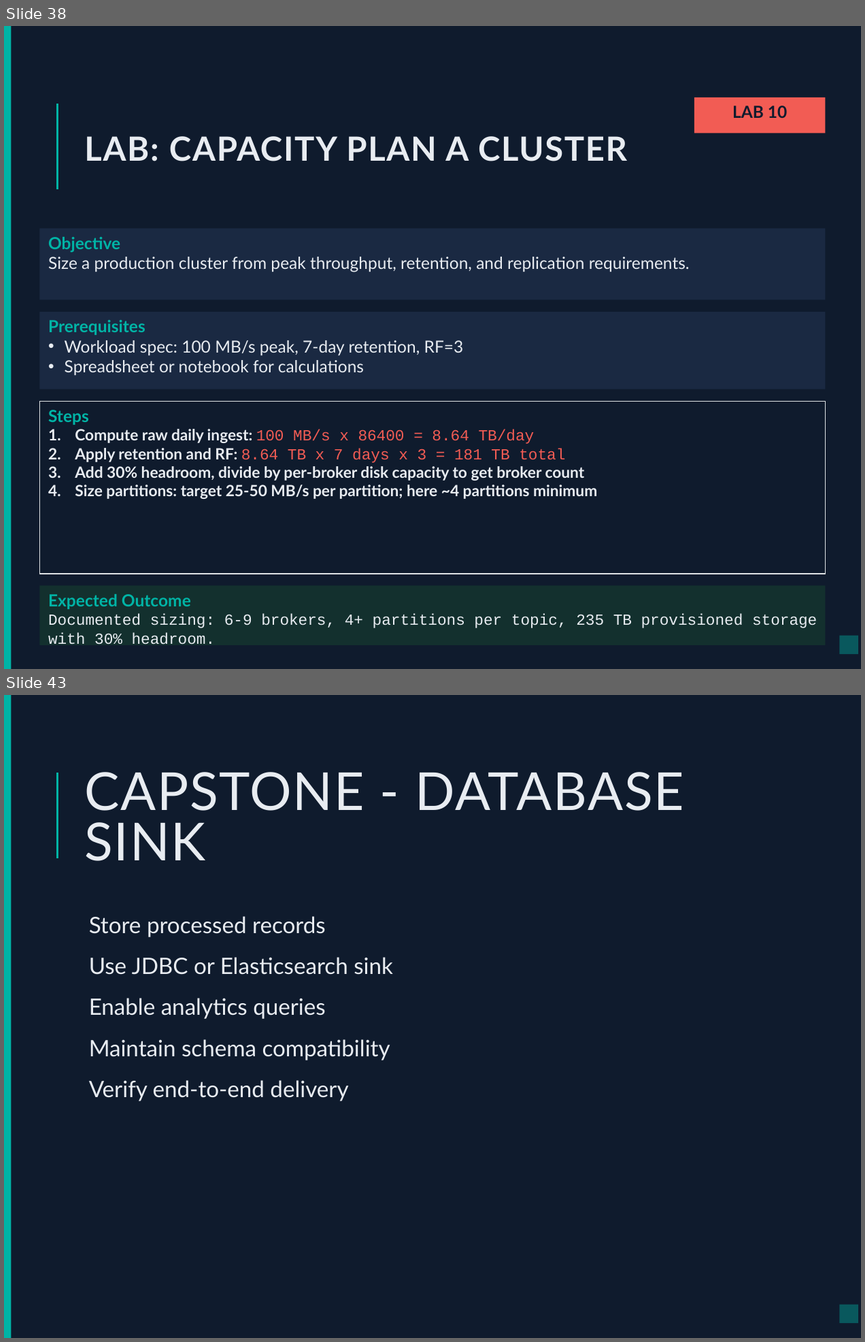
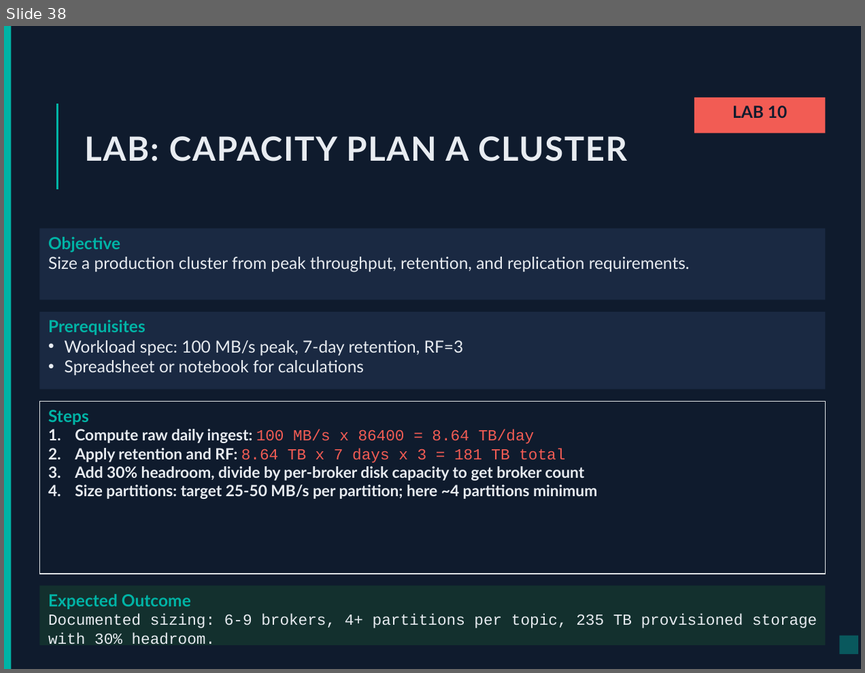
Before and after one commit to vikash-verma-profile/Kafka-May-2026-M, a slide deck: Day-10/Kafka_cap.pptx. Shown one above the other, each under a label of ours: slides 38 and 43 before the commit, slide 38 after it; the slides between them are not shown. The pictures are 865x1342 and 865x673 pixels, drawn with LibreOffice and Linux fonts; fonts in the diff are those of the drawing. Boxes give left, top, right and bottom in pixels: in the first picture for what was removed or moved away, otherwise in the second. Text is boxed around its words. In the diff, an @@ line names an element or a change of style, - is before the commit and + after.

```diff
--- a/Day-10/Kafka_cap.pptx
+++ b/Day-10/Kafka_cap.pptx
@@ slide 43 removed at (x1=4, y1=695, x2=861, y2=1338), background #0F1B2D; not listed: 3 template elements that a slide beside it also shows @@
@@ title removed at (x1=84, y1=772, x2=684, y2=861) @@
-CAPSTONE - DATABASE SINK
@@ text removed at (x1=89, y1=916, x2=393, y2=1101) @@
-  Store processed records
-  Use JDBC or Elasticsearch sink
-  Enable analytics queries
-  Maintain schema compatibility
-  Verify end-to-end delivery
```
Also in this commit, not shown: 1 slide changed, 5 other slides removed, 22 other files.
